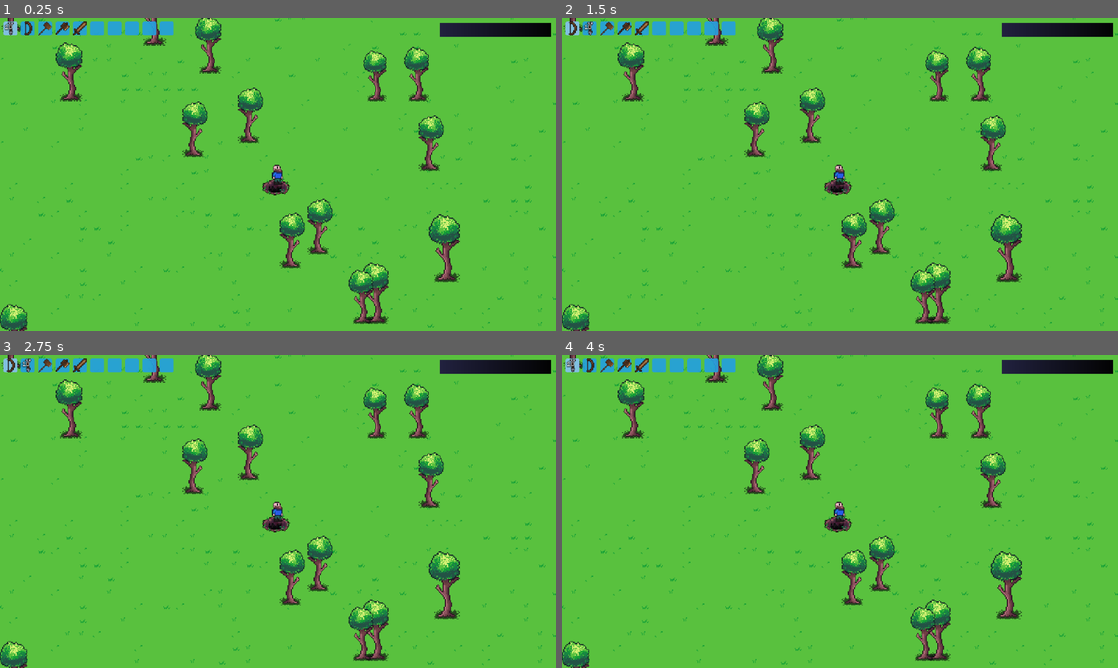
Above: before the commit, frames 1-4 (two rows, left to right).
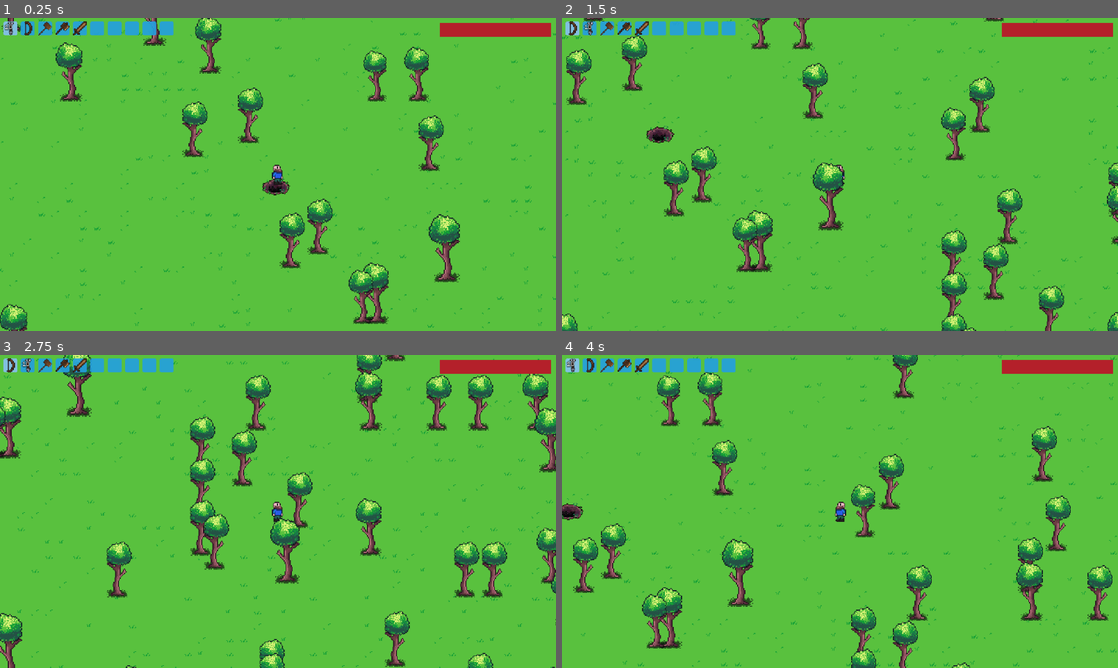
Above: after the commit, the same moments.

Repository: spsJakubSzydlowski/Evergrint
Game: Godot game, scene res://scenes/main.tscn
Two runs of this game, one before a commit and one after it. Both use one fixed random seed, a clock stepped at 60 frames per second and the inputs below.
Inputs (mouse positions are in pixels of both pictures, inside the frame that each line leads up to):
- Up to frame 1 (0.25 s): no input
- Up to frame 2 (1.5 s): tap Enter at 0.5 s; move the mouse to (573, 27) at 0.52 s; press the mouse at (573, 27) at 0.53 s; hold Right 0.53-1.28 s; tap A (a) at 0.6 s; move the mouse to (589, 27) at 1.27 s; release the mouse at (589, 27) at 1.28 s; hold Down from 1.28 s (still down); click (589, 27) at 1.35 s
- Up to frame 3 (2.75 s): tap D (d) at 1.55, 2.1 s; move the mouse to (11, 364) at 2.02 s; release Down at 2.03 s; hold Right from 2.03 s (still down); click (11, 364) at 2.17 s; tap S (s) at 2.3 s
- Up to frame 4 (4 s): move the mouse to (589, 364) at 2.77 s; release Right at 2.78 s; hold Up 2.78-3.53 s; tap S (s) at 2.85 s; click (589, 364) at 2.92 s; tap W (w) at 3.05, 3.6 s; move the mouse to (573, 364) at 3.52 s; hold Left from 3.53 s (still down); click (573, 364) at 3.67 s; tap A (a) at 3.8 s

The runs differ from the first frame. In frame 1, 0.9% of the frame differs, in the area x 79-100%, y 1-6%; in frame 2, 15%; in frame 3, 17%, in the area x 0-100%, y 0-100%; in frame 4, 16%.
Error before the commit: Parse Error: Too few arguments for "damage_block()" call. Expected at least 3 but received 2. (res://scripts/player/player.gd:117)

Commit message:
Update player.gd

Diff:
--- a/scripts/player/player.gd
+++ b/scripts/player/player.gd
@@ -78,7 +78,6 @@
 
 	Signals.player_health_changed.emit(current_hp, max_hp)
 
-
 func setup_camera_limits():
 	var tile_size = 16
 	var world_width = tile_map.get_used_rect().size.x * tile_size
@@ -114,7 +113,14 @@
 		var data = object_layer.get_cell_tile_data(tile_pos)
 
 		if data:
-			MiningManager.damage_block(mouse_pos, 1)
+			var item_stats = DataManager.get_weapon_stats(current_equipped_id)
+			var tool_type_enum
+			var tool_power: int
+
+			if item_stats != {} and not is_attacking:
+				tool_type_enum = item_stats.get("tool_type")
+				tool_power = item_stats.get("tool_power", 0)
+				MiningManager.damage_block(mouse_pos, tool_type_enum, tool_power)
 
 
 	if event.is_action_pressed("attack") and not is_attacking:
